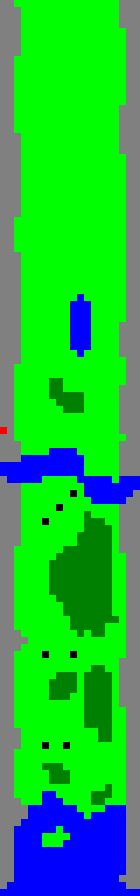
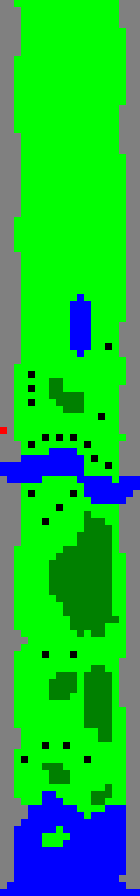
Layered file, before and after one edit (140 x 896). Changes by layer:
painted on "enemies" over [21, 343, 112, 763]
